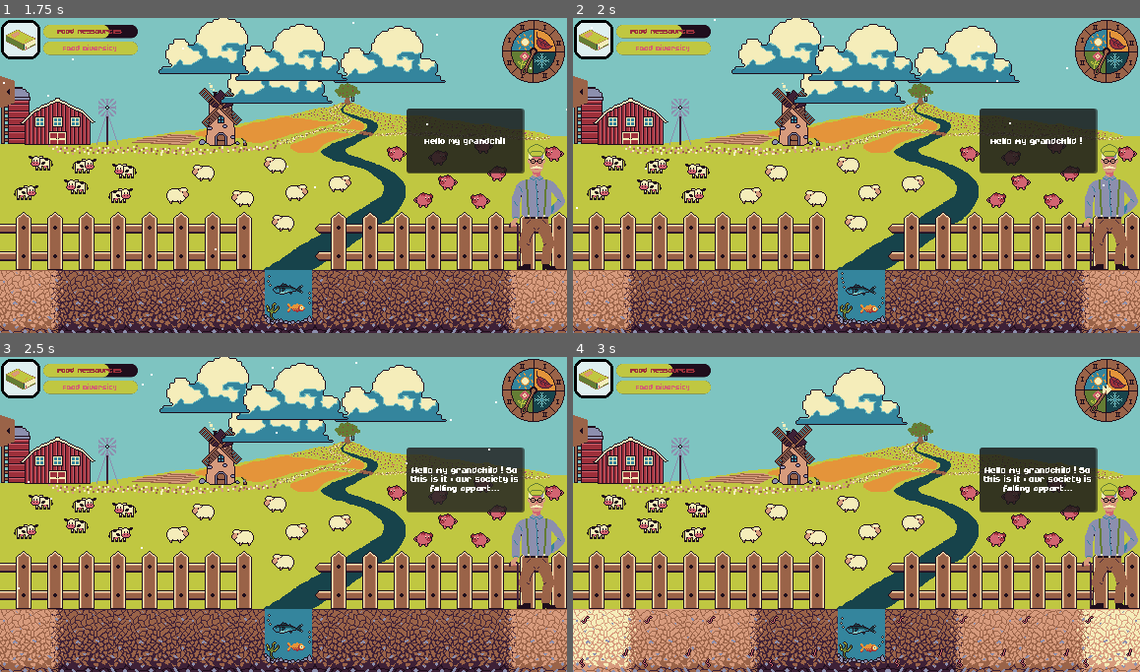
Above: before the commit, frames 1-4 (two rows, left to right).
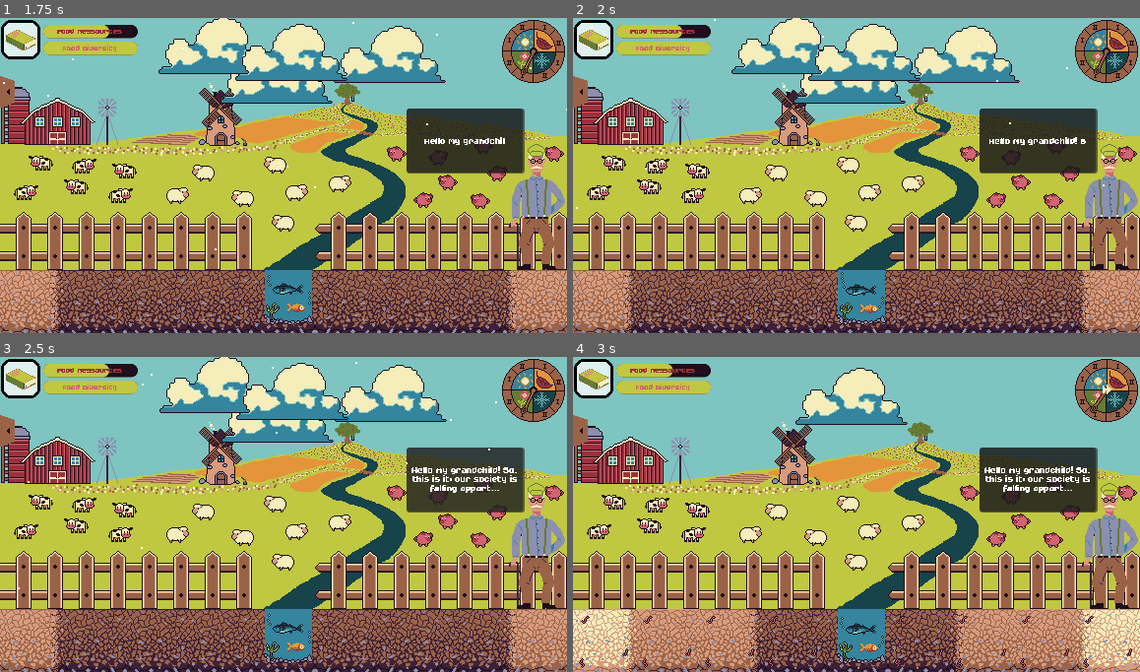
Above: after the commit, the same moments.

Repository: JustAlternate/Regenerative_Game_Jam
Game: Godot game, scene res://Scenes/menu.tscn
Same seed, same stepped clock (60 frames per second), same inputs: the game is played once before the commit and once after it.
Inputs (mouse positions are in pixels of both pictures, inside the frame that each line leads up to):
- Up to frame 1 (1.75 s): click "Play" at 0.5 s; click (17, 90) at 1.25 s
- Up to frame 2 (2 s): no input
- Up to frame 3 (2.5 s): click (464, 479) at 2.02 s
- Up to frame 4 (3 s): click (1105, 388) at 2.75 s

Frame 1 is identical in both runs. In frame 2, 0.2% of the frame differs, in the area x 73-91%, y 37-41%; in frame 3, 0.2%, in the area x 72-92%, y 34-40%; in frame 4, 0.2%.

Commit message:
Papi parle en proses

Diff:
--- a/Scripts/dialogue_grand_pere.gd
+++ b/Scripts/dialogue_grand_pere.gd
@@ -16,30 +16,30 @@
 
 var dico_dialogue = {
 
-	"Meteo":[true,["Rain make the soil wetter, and strong sunlight dryer."]],
-	"Nutrients":[true,["Worms make your soil richer for certain crop to grow."]],
-	"Soil":[true,["As you can see, the soil can be dry, moist or soaked.","The closer the soil is from the river, the wetter it becomes."]],
-	"Seasons":[true,["Seeds have to be sown in specific parts of seasons","If you sow in the favorite part of the season of the plant, you will harvest more."]],
+	"Meteo":[true,["Rain make the soil wetter, and strong sunlight dries it."]],
+	"Nutrients":[true,["Worms make your soil richer for certain crops to grow.","Let you soil rest for a while for it to get nutrients for your plants!"]],
+	"Soil":[true,["As you can see, your soil can be dry, moist or soaked.","The closer the soil is from the river, the wetter it becomes."]],
+	"Seasons":[true,["Seeds have to be sown in specific parts of seasons.","If you sow in the favorite part of the season of a plant, you will harvest more."]],
 	"Clock":[true,["You can go forward in time by « clicking » on the seasonal clock."]],
-	"Proximity":[true,["Remember that plants influence each other","Some plants like to be close to specific plants, some others don’t"]],
-
-	"Lore1":[false,["Hello my grandchild ! So this is it : our society is falling appart…","We must survive by our own ! We are far from everything","Here, take this book"]],
-	"Lore2":[false,["There’s not much in it because in the past","we didn’t have to know how to produce food by ourselves","What fools we’ve been…","Anyway, I will teach you the few I know"]],
-	"Lore3":[false,["Now look in the book what is the best for the radishes"]],
-	"Lore4":[false,["The soil can be poor, average or rich of nutrients.","Plants have a minimum of nutrients necessary to grow.","Open the drawer on your left, pick a bag of radish seeds.","And then plant them on the right type of soil."]],
-	"Lore5":[false,["Well done grandchild ! Now let’s wait a little."]],
+	"Proximity":[true,["Remember that plants influence each other.","Some plants like to be close to specific plants, and some don’t like each other."]],
+
+	"Lore1":[false,["Hello my grandchild! So, this is it: our society is falling appart…","We must survive on our own! We're a long way from anywhere.","Here, take this book."]],
+	"Lore2":[false,["There’s not much in it because in the past","we didn’t have to know how to produce food by ourselves.","We were fools back then…","Anyway, I will teach what little I know."]],
+	"Lore3":[false,["Now look what's best for radishes in the encyclopedia."]],
+	"Lore4":[false,["The soil can be poor, average or rich in nutrients.","Plants require a certain amount of nutrients to grow.","Open the drawer on your left, pick a bag of radish seeds.","Now plant them on the right type of soil."]],
+	"Lore5":[false,["Well done, grandchild! Now let’s wait for a bit."]],
 	"Lore6":[false,["Now harvest the results of your production by « clicking » on the plant and then on « HARVEST »"]],
-	"Lore7":[false,["Congratulations ! There, take this. This is some leaks seeds I’ve found in the granary."]],
-	"Lore8":[false,["Now I let you work in peace. If you need something you can ask me !","I will come back to you later, bye !"]],
+	"Lore7":[false,["Congratulations! There, take these. They're leek seeds I’ve found in the granary."]],
+	"Lore8":[false,["Now I will let you work in peace. If you need any advice you can ask me!","I will come back to you later. See ya!"]],
 
 	"give_tomatoes":[false,["Well I think you should take those tomatoes seeds, Winter 2 is the best season to plant them !"]],
-	"give_pea_and_wheat":[false,["Hello grandchild, look I found multiple new seeds for our garden !","Hopefully they will be enough to give food diversity for our family"]],
+	"give_pea_and_wheat":[false,["Hello grandchild! Look, I found multiple new seeds for our garden!","Hopefully they will be enough to give food diversity for our family"]],
 	"give_pumpkin":[false,["Its time to plant some pumpkins so we can have them next Fall season !"]],
-	"give_zucchini":[false,["Its rainy today,  becareful and avoid  planting those zucchini seeds on rainy seasons !"]],
-	"give_mint":[false,["Here you can take those seeds of mint, it's a fantastic crop to enchance flavors !"]],
-	"give_corn":[false,["Finally I found corn's seed, this is a great plant you can grow during Spring 1"]],
-	"give_carrot":[false,["I see you are doing great with our garden, here take thoses carrots seeds to improve our food diversity."]],
-	"give_le_reste":[false,["Here take those final seeds I found, I think you have enough seeds now, Im going to take some rest now."]]
+	"give_zucchini":[false,["Its rainy today. Be careful and avoid  planting those zucchini seeds on rainy seasons!"]],
+	"give_mint":[false,["Here you can take those mint seeds, it's a fantastic crop to enhance flavor!"]],
+	"give_corn":[false,["Finally I found corn seeds. This is a great plant you can grow during Spring 1"]],
+	"give_carrot":[false,["I see you are doing great with our garden! Here, take thoses carrots seeds so we can have something new to eat."]],
+	"give_le_reste":[false,["Here take those seeds I found. I think I don't have any more seeds.","Well done for harvesting all of this! I know you'll make good use of these seeds.","I'm going to take some rest now."]]
 }
 func player_just_did_something(thing):
 	if thing[0] == "planted":
Not shown: 1 places in Scenes/dialogue_grand_pere.tscn that only renumber resources
Not shown: 1 places in fonts/label_setting.tres that only renumber resources
